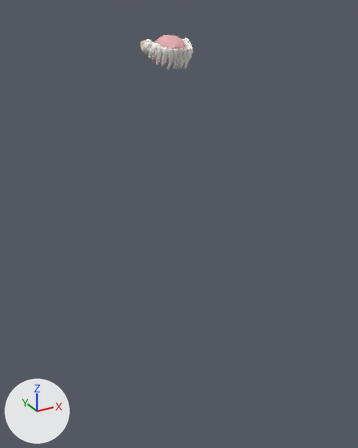
The glTF model assets/med3d/digestive/ogiz.glb as it was, and as the next commit left it.
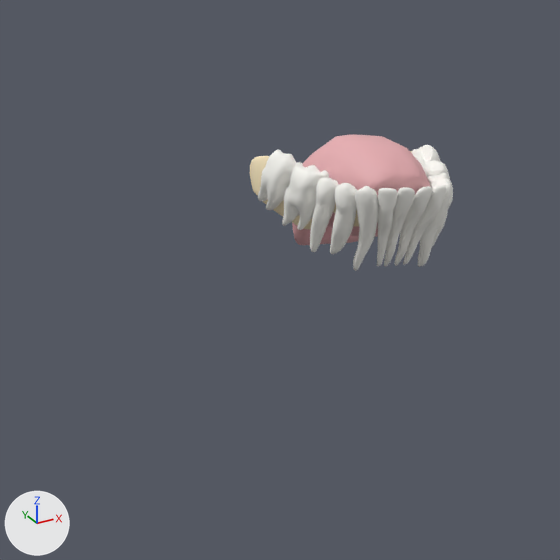
Each version is shown whole from a 50 mm camera at (-0.308, -0.626, 0.38) aimed at (0.041, 0.008, 0.062), then close up on the part from 21% to 62% of the width and 0% to 32% of the height. The lights are fixed; the arrows at lower left show +X, +Y and +Z. The first two pictures are the older version.

Before the edit, the objects in view are built like this:
```python
mat_ogiz_0 = principled_material('ogiz_0')
mat_ogiz_0.base_color = (0.8, 0.42, 0.44)  # pink #e7adb1
mat_ogiz_0.roughness = 0.62
mat_ogiz_1 = principled_material('ogiz_1')
mat_ogiz_1.base_color = (0.93, 0.79, 0.52)  # beige #f7e6bf
mat_ogiz_1.roughness = 0.62
mat_ogiz_2 = principled_material('ogiz_2')
mat_ogiz_2.base_color = (0.97, 0.96, 0.91)  # white #fcfaf5
mat_ogiz_2.roughness = 0.62
me_ogiz = bpy.data.meshes.new('ogiz')
me_ogiz.from_pydata(...)  # 7628 vertices, 15176 faces; spans x -0.122..0.122, y -0.096..0.096, z -0.364..0.364
# faces by material slot: [502, 924, 13750]
me_ogiz.materials.append(mat_ogiz_0)  # pink #e7adb1
me_ogiz.materials.append(mat_ogiz_1)  # beige #f7e6bf
me_ogiz.materials.append(mat_ogiz_2)  # white #fcfaf5
ob_ogiz = bpy.data.objects.new('ogiz', me_ogiz)
ob_ogiz.location = (0.0, 0.0, 0.0)
```
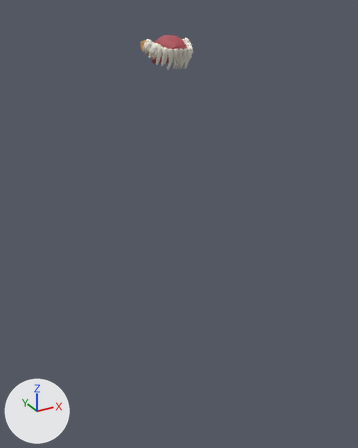
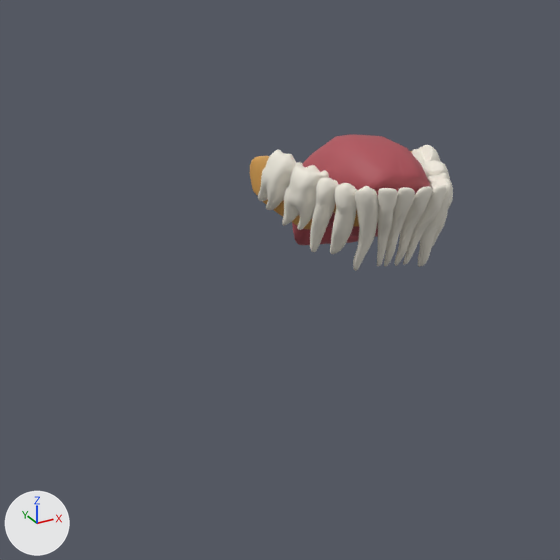
Patch to the scene script:
```diff
--- a/assets/med3d/digestive/ogiz.glb.py
+++ b/assets/med3d/digestive/ogiz.glb.py
@@ mat_ogiz_0 @@
 mat_ogiz_0 = principled_material('ogiz_0')
-mat_ogiz_0.base_color = (0.8, 0.42, 0.44)  # pink #e7adb1
+mat_ogiz_0.base_color = (0.434, 0.0782, 0.0976)  # red #b04f58
 mat_ogiz_0.roughness = 0.62
@@ mat_ogiz_1 @@
 mat_ogiz_1 = principled_material('ogiz_1')
-mat_ogiz_1.base_color = (0.93, 0.79, 0.52)  # beige #f7e6bf
+mat_ogiz_1.base_color = (0.644, 0.333, 0.0762)  # orange #d29c4e
 mat_ogiz_1.roughness = 0.62
@@ mat_ogiz_2 @@
 mat_ogiz_2 = principled_material('ogiz_2')
-mat_ogiz_2.base_color = (0.97, 0.96, 0.91)  # white #fcfaf5
+mat_ogiz_2.base_color = (0.88, 0.839, 0.738)  # white #f1ecdf
 mat_ogiz_2.roughness = 0.62
```

Pixel boxes (x1, y1, x2, y2) of what changed, in the close-ups (560 x 560 px):
'ogiz', recoloured: (250, 135, 453, 270) in both
